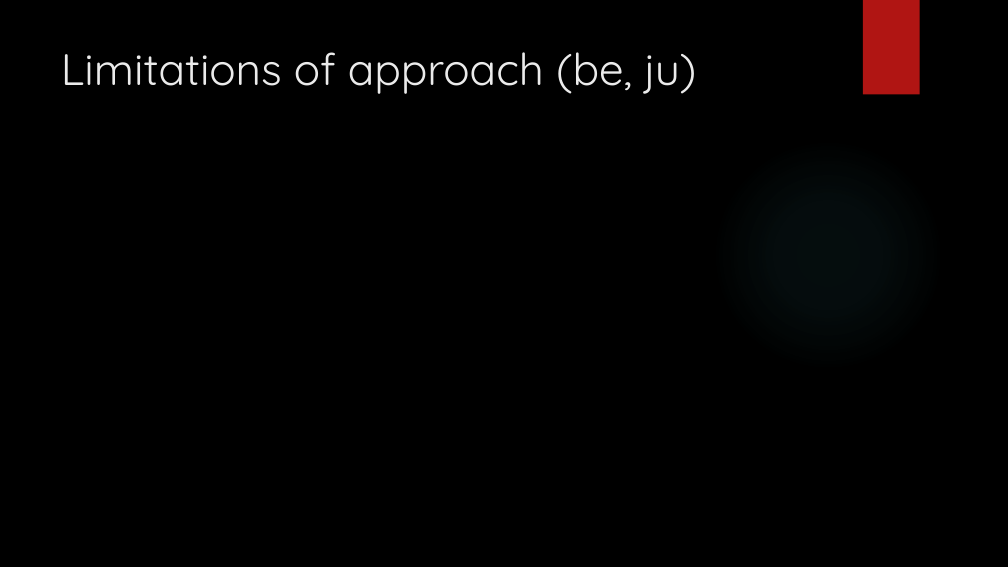
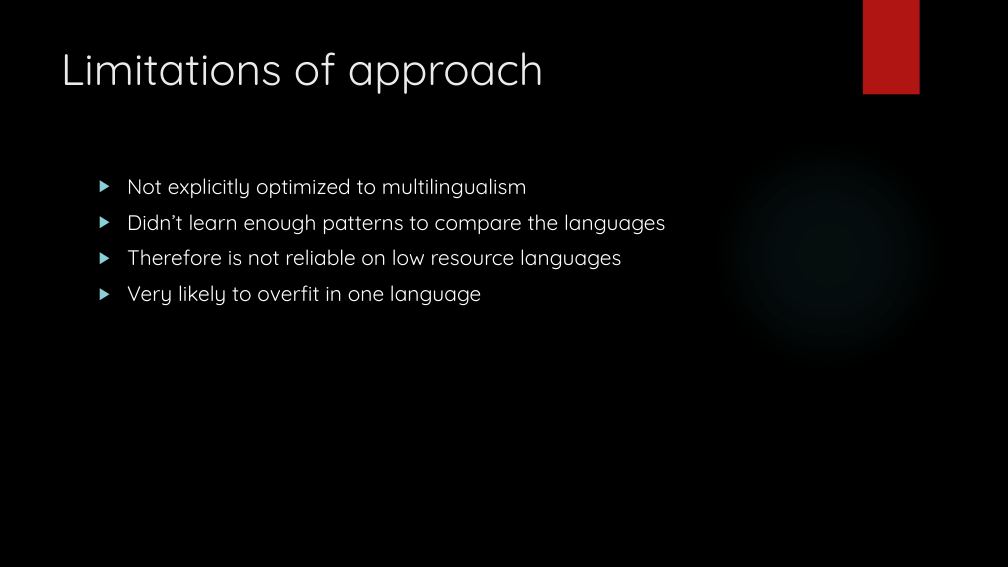
Before and after one commit to Beabir/TaskModule4_MNER, a slide deck: slide 25 of CAS NLP Module 4_jd_bb.pptx (slide 24 before the commit). Drawn at 1008x567 pixels with LibreOffice and Linux fonts; fonts in the diff are those of the drawing; background and template pictures are left out. Boxes give left, top, right and bottom in pixels: in the first picture for what was removed or moved away, otherwise in the second. Text is boxed around its words. In the diff, an @@ line names an element or a change of style, - is before the commit and + after.

```diff
--- a/CAS NLP Module 4_jd_bb.pptx
+++ b/CAS NLP Module 4_jd_bb.pptx
@@ title at (61,52,544,94): text changed @@
-Limitations of approach (be, ju)
+Limitations of approach
@@ text added at (127,178,665,306), 20 pt, text #FFFFFF @@
+▶ Not explicitly optimized to multilingualism
+▶ Didn’t learn enough patterns to compare the languages
+▶ Therefore is not reliable on low resource languages
+▶ Very likely to overfit in one language
```
Also in this commit, not shown: 7 other slides changed, 2 slides added, 1 slide removed, 1 other file.
